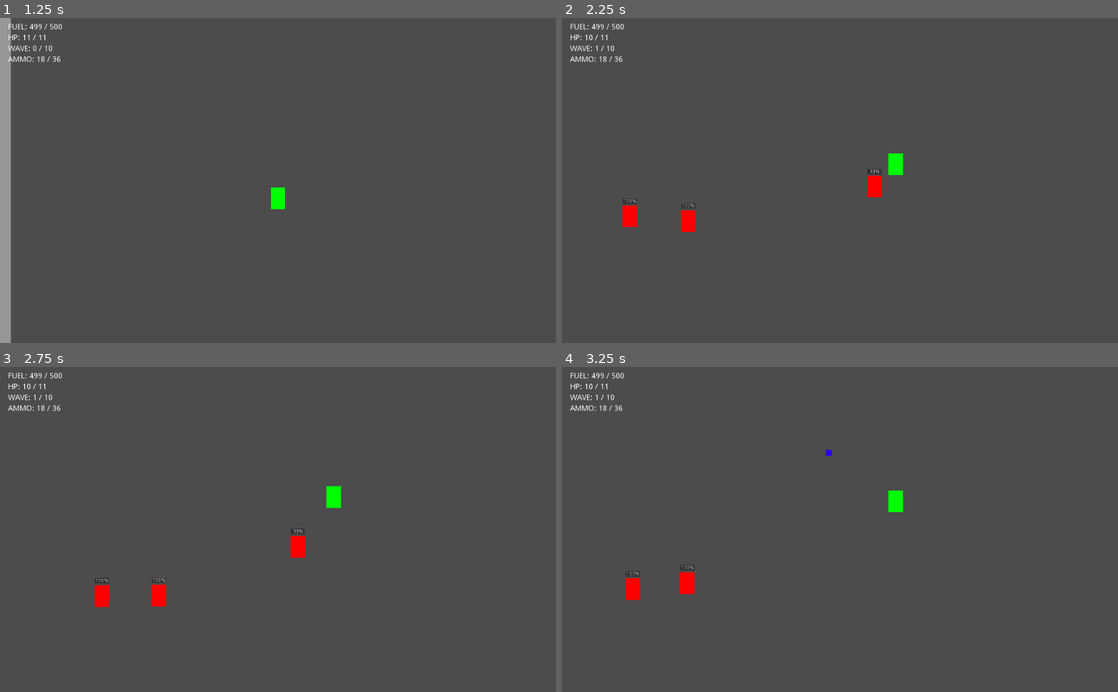
Above: before the commit, frames 1-4 (two rows, left to right).
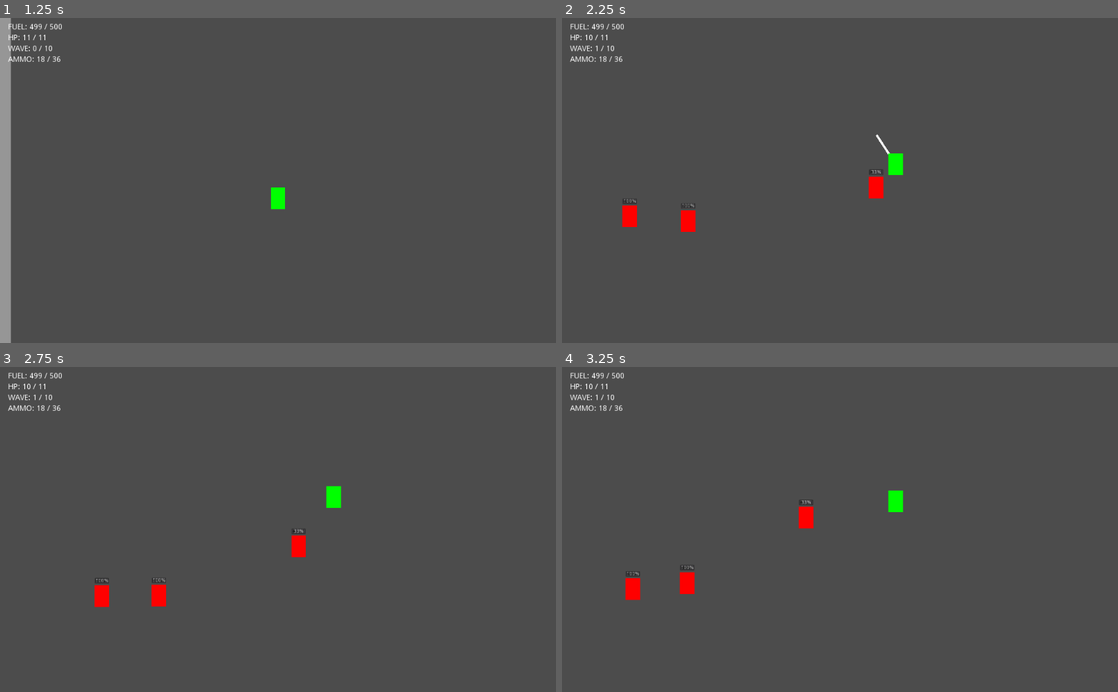
Above: after the commit, the same moments.

Repository: deengames/abu-hamid-x
Game: Godot game, scene res://prototype/MainMenu.tscn
The game is run twice, just before and just after one commit, with the same random seed, the same clock (stepped at 60 frames per second) and the same inputs.
Inputs (mouse positions are in pixels of both pictures, inside the frame that each line leads up to):
- Up to frame 1 (1.25 s): click "New Game" at 0.5 s
- Up to frame 2 (2.25 s): tap Enter at 1.25 s; move the mouse to (962, 164) at 1.27 s; hold D (move_right) 1.28-2.03 s; click (962, 164) at 1.35 s; tap Space (jump) at 1.52 s; move the mouse to (728, 196) at 2.02 s; hold S (move_down) from 2.03 s (still down); click (728, 196) at 2.1 s
- Up to frame 3 (2.75 s): keep holding S (move_down); tap Space (jump) at 2.27 s
- Up to frame 4 (3.25 s): move the mouse to (895, 458) at 2.77 s; release S (move_down) at 2.78 s; hold D (move_right) from 2.78 s (still down); hold Shift (boost) from 2.78 s (still down); click (895, 458) at 3.05 s

Frame 1 is identical in both runs. In frame 2, 0.1% of the frame differs, in the area x 54-59%, y 35-56%; in frame 3, less than 0.1%; in frame 4, 0.2%, in the area x 42-49%, y 25-50%.

Commit message:
Slightly smoother sword swing

Diff:
--- a/prototype/Sword.gd
+++ b/prototype/Sword.gd
@@ -10,7 +10,7 @@
 
 func swing_to(angle):
 	target_angle = angle
-	step = PI / 5
+	step = PI / 8
 
 func _physics_process(delta):
 	if rotation < target_angle:
